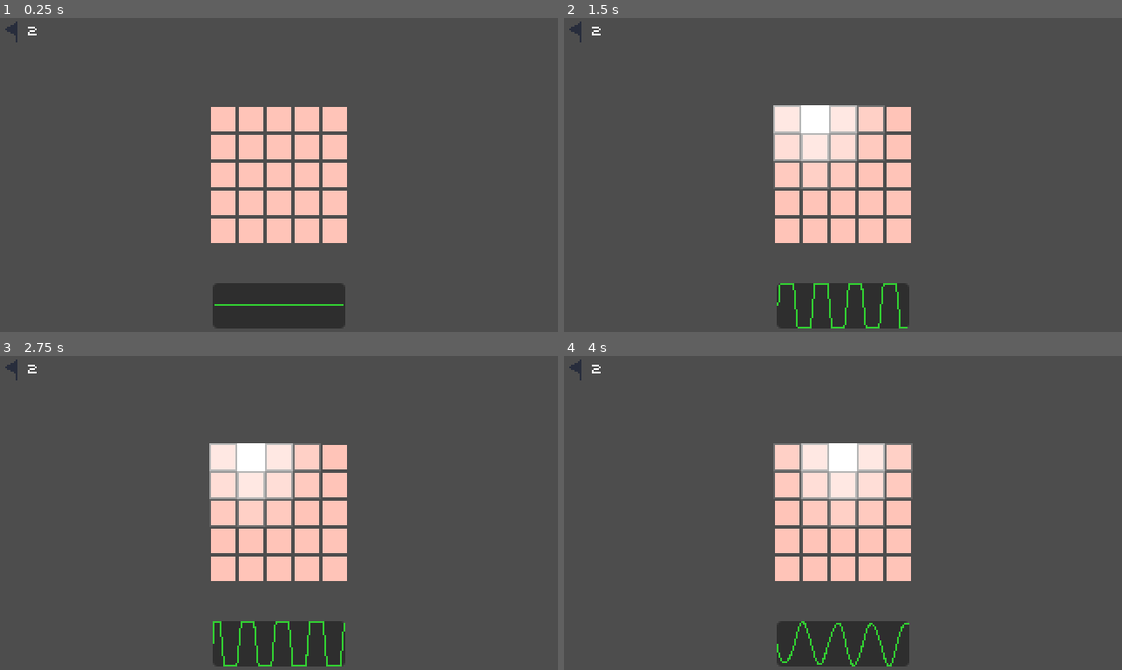
Above: before the commit, frames 1-4 (two rows, left to right).
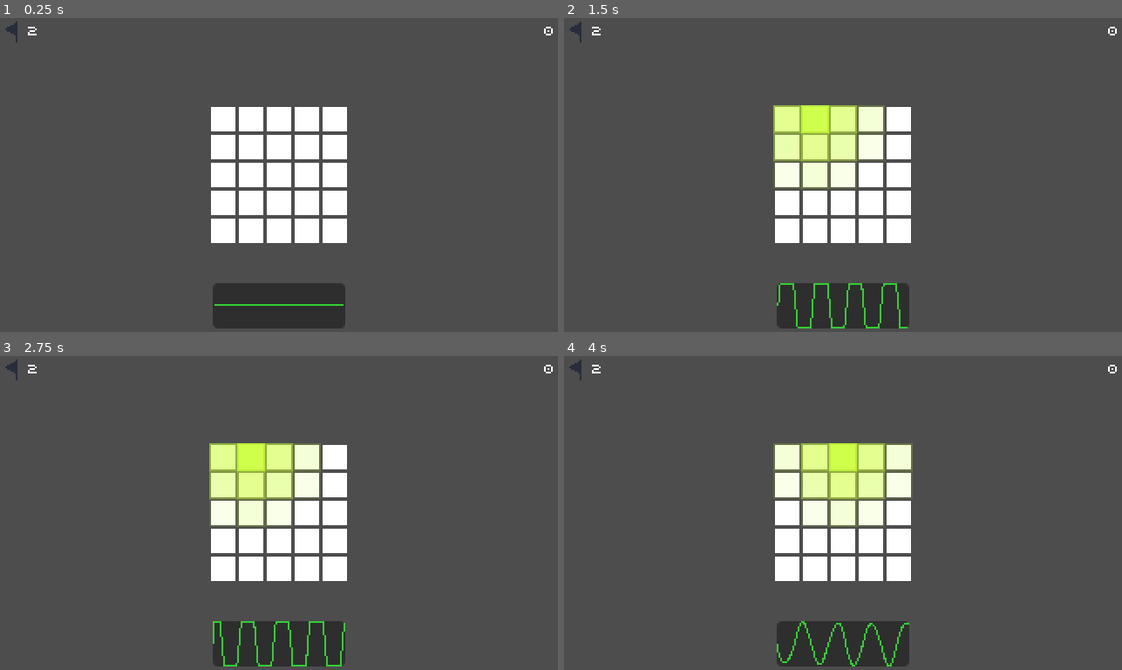
Above: after the commit, the same moments.

Repository: baconsaur/ludum-dare-59
Game: Godot game, scene res://scenes/game.tscn
Two runs of this game, one before a commit and one after it. Both use one fixed random seed, a clock stepped at 60 frames per second and the inputs below.
Inputs (mouse positions are in pixels of both pictures, inside the frame that each line leads up to):
- Up to frame 1 (0.25 s): no input
- Up to frame 2 (1.5 s): click (787, 118) at 0.5 s; click (815, 118) at 1.27 s
- Up to frame 3 (2.75 s): click (251, 456) at 2 s, where only the run after the commit has a clickable "24"
- Up to frame 4 (4 s): click (843, 456) at 2.77 s; click (843, 456) at 3.5 s, where only the run after the commit has a clickable "2"

The runs differ from the first frame. In frame 1, 8.5% of the frame differs, in the area x 37-100%, y 2-72%; in frame 2, 9.4%; in frame 3, 9.4%; in frame 4, 9.5%.

Commit message:
Complete game loop I guess

Diff:
--- a/scenes/game.tscn
+++ b/scenes/game.tscn
@@ -64,17 +64,13 @@
 
 [node name="LevelEndPrompt" type="CenterContainer" parent="HUD"]
 visible = false
-anchors_preset = 8
+anchors_preset = 5
 anchor_left = 0.5
-anchor_top = 0.5
 anchor_right = 0.5
-anchor_bottom = 0.5
 offset_left = -45.0
-offset_top = -20.0
 offset_right = 45.0
-offset_bottom = 20.0
+offset_bottom = 40.0
 grow_horizontal = 2
-grow_vertical = 2
 mouse_filter = 2
 
 [node name="EndLevel" type="Button" parent="HUD/LevelEndPrompt"]
@@ -83,24 +79,78 @@
 
 [node name="NextLevelPrompt" type="CenterContainer" parent="HUD"]
 visible = false
+anchors_preset = 5
+anchor_left = 0.5
+anchor_right = 0.5
+offset_left = -33.0
+offset_right = 33.0
+offset_bottom = 48.0
+grow_horizontal = 2
+mouse_filter = 2
+
+[node name="VBoxContainer" type="VBoxContainer" parent="HUD/NextLevelPrompt"]
+layout_mode = 2
+
+[node name="LevelStats" type="Label" parent="HUD/NextLevelPrompt/VBoxContainer"]
+layout_mode = 2
+horizontal_alignment = 1
+vertical_alignment = 1
+
+[node name="Continue" type="Button" parent="HUD/NextLevelPrompt/VBoxContainer"]
+layout_mode = 2
+text = "Continue
+"
+
+[node name="EndGamePrompt" type="CenterContainer" parent="HUD"]
 anchors_preset = 8
 anchor_left = 0.5
 anchor_top = 0.5
 anchor_right = 0.5
 anchor_bottom = 0.5
+offset_left = -120.0
+offset_top = -60.0
+offset_right = 120.0
+offset_bottom = 60.0
 grow_horizontal = 2
 grow_vertical = 2
 mouse_filter = 2
 
-[node name="VBoxContainer" type="VBoxContainer" parent="HUD/NextLevelPrompt"]
+[node name="Panel" type="Panel" parent="HUD/EndGamePrompt"]
+custom_minimum_size = Vector2(240, 120)
 layout_mode = 2
 
-[node name="Score" type="Label" parent="HUD/NextLevelPrompt/VBoxContainer"]
+[node name="VBoxContainer" type="VBoxContainer" parent="HUD/EndGamePrompt"]
 layout_mode = 2
 
-[node name="NextLevel" type="Button" parent="HUD/NextLevelPrompt/VBoxContainer"]
+[node name="EndStats" type="Label" parent="HUD/EndGamePrompt/VBoxContainer"]
 layout_mode = 2
-text = "Next Level"
+horizontal_alignment = 1
+vertical_alignment = 1
+
+[node name="EndGame" type="Button" parent="HUD/EndGamePrompt/VBoxContainer"]
+layout_mode = 2
+text = "Play Again"
+
+[node name="Stats" type="MarginContainer" parent="HUD"]
+anchors_preset = 1
+anchor_left = 1.0
+anchor_right = 1.0
+offset_left = -10.0
+offset_bottom = 16.0
+grow_horizontal = 0
+theme_override_constants/margin_left = 2
+theme_override_constants/margin_top = 2
+theme_override_constants/margin_right = 2
+theme_override_constants/margin_bottom = 2
+
+[node name="Score" type="Label" parent="HUD/Stats"]
+layout_mode = 2
+size_flags_horizontal = 8
+theme_override_font_sizes/font_size = 5
+text = "0"
+horizontal_alignment = 2
+vertical_alignment = 1
 
 [connection signal="pressed" from="HUD/LevelEndPrompt/EndLevel" to="." method="_on_end_level_pressed"]
-[connection signal="pressed" from="HUD/NextLevelPrompt/VBoxContainer/NextLevel" to="." method="_on_next_level_pressed"]
+[connection signal="pressed" from="HUD/NextLevelPrompt/VBoxContainer/Continue" to="." method="_on_continue_pressed"]
+[connection signal="pressed" from="HUD/EndGamePrompt/VBoxContainer/EndGame" to="." method="_on_end_game_pressed"]
--- a/scenes/tile.tscn
+++ b/scenes/tile.tscn
@@ -1,17 +1,26 @@
-[gd_scene load_steps=5 format=3 uid="uid://dc0oyuwggfsh5"]
+[gd_scene load_steps=7 format=3 uid="uid://dc0oyuwggfsh5"]
 
 [ext_resource type="Texture2D" uid="uid://bmnjmwc4dk4hy" path="res://sprites/base_tile.png" id="1_3dk36"]
 [ext_resource type="Script" uid="uid://cr6qve8nfrhi7" path="res://scripts/tile.gd" id="2_ywnoi"]
 [ext_resource type="Texture2D" uid="uid://cx7270cqgjakd" path="res://sprites/flag.png" id="3_jy7pm"]
 [ext_resource type="Texture2D" uid="uid://t4j4n02hucp" path="res://sprites/scan_effect.png" id="4_q7utx"]
 
+[sub_resource type="Gradient" id="Gradient_6p3j2"]
+offsets = PackedFloat32Array(0, 0.5069638, 1)
+colors = PackedColorArray(0.92399037, 0.9061867, 0.9224566, 1, 0.9697719, 0.88185596, 0.66329914, 1, 0.91, 0.61971, 0.1183, 1)
+
+[sub_resource type="Gradient" id="Gradient_q7utx"]
+offsets = PackedFloat32Array(0, 0.18233618, 0.5071225)
+colors = PackedColorArray(1, 1, 1, 1, 1, 0.87058824, 0.20784314, 0.8901961, 1, 0.40799463, 0.21482939, 0)
+
 [node name="Tile" type="TextureButton"]
 button_mask = 3
 texture_normal = ExtResource("1_3dk36")
 script = ExtResource("2_ywnoi")
+value_color_range = SubResource("Gradient_6p3j2")
 
 [node name="ScanEffect" type="TextureRect" parent="."]
-self_modulate = Color(1, 1, 1, 0)
+self_modulate = Color(0.78933334, 1, 0.20999998, 0)
 layout_mode = 1
 anchors_preset = 8
 anchor_left = 0.5
@@ -43,3 +52,40 @@
 grow_vertical = 2
 texture = ExtResource("3_jy7pm")
 stretch_mode = 3
+
+[node name="ValueDebug" type="Label" parent="."]
+visible = false
+layout_mode = 1
+anchors_preset = 8
+anchor_left = 0.5
+anchor_top = 0.5
+anchor_right = 0.5
+anchor_bottom = 0.5
+offset_left = -3.0
+offset_top = -6.0
+offset_right = 3.0
+offset_bottom = 6.0
+grow_horizontal = 2
+grow_vertical = 2
+rotation = 0.00043669515
+theme_override_colors/font_color = Color(0.19215015, 0.2970397, 0.5249296, 0.74509805)
+theme_override_font_sizes/font_size = 5
+text = "0"
+horizontal_alignment = 1
+vertical_alignment = 1
+
+[node name="SparkleEffect" type="CPUParticles2D" parent="."]
+self_modulate = Color(1, 1, 1, 0)
+position = Vector2(8, 8)
+amount = 32
+lifetime = 0.15000000000000002
+preprocess = 0.5
+speed_scale = 0.15
+randomness = 1.0
+emission_shape = 3
+emission_rect_extents = Vector2(7, 7)
+direction = Vector2(0, -1)
+gravity = Vector2(0, 0)
+color_ramp = SubResource("Gradient_q7utx")
+
+[connection signal="mouse_entered" from="." to="." method="_on_mouse_entered"]
--- a/scripts/game_controller.gd
+++ b/scripts/game_controller.gd
@@ -8,7 +8,10 @@
 @onready var flag_display = $HUD/Flags/FlagCount
 @onready var end_level_prompt = $HUD/LevelEndPrompt
 @onready var next_level_prompt = $HUD/NextLevelPrompt
-@onready var score_display = $HUD/NextLevelPrompt/VBoxContainer/Score
+@onready var level_stats_label = $HUD/NextLevelPrompt/VBoxContainer/LevelStats
+@onready var end_game_prompt = $HUD/EndGamePrompt
+@onready var end_stats_label = $HUD/EndGamePrompt/VBoxContainer/EndStats
+@onready var total_score_label = $HUD/Stats/Score
 
 var map_data = [
 	{
@@ -18,10 +21,28 @@
 		"scan_radius": 2,
 	},
 	{
+		"width": 8,
+		"height": 6,
+		"start_flags": 3,
+		"scan_radius": 2,
+	},
+	{
+		"width": 10,
+		"height": 8,
+		"start_flags": 3,
+		"scan_radius": 3,
+	},
+	{
+		"width": 12,
+		"height": 10,
+		"start_flags": 4,
+		"scan_radius": 3,
+	},
+	{
 		"width": 15,
 		"height": 10,
-		"start_flags": 3,
-		"scan_radius": 3,
+		"start_flags": 4,
+		"scan_radius": 4,
 	}
 ]
 
@@ -31,8 +52,11 @@
 	init_map()
 
 func init_map():
+	scan_line.update_signals([], 0)
+	total_score_label.text = str(total_score)
 	end_level_prompt.visible = false
 	next_level_prompt.visible = false
+	end_game_prompt.visible = false
 	map.initialize(map_data[current_level])
 
 func display_scan(results, scan_radius):
@@ -47,12 +71,24 @@
 
 func _on_end_level_pressed() -> void:
 	end_level_prompt.visible = false
+	scan_line.update_signals([], 0)
+
+	var map_score = map.reveal_score()
+	total_score += map_score[0]
+	var score_text = "Score: " + str(map_score[0]) + "/" + str(map_score[1])
+
 	next_level_prompt.visible = true
-	var map_score = map.reveal_score()
-	total_score += map_score
-	score_display.text = "Score: " + str(int(ceil(map_score)))
+	level_stats_label.text = score_text
 
-func _on_next_level_pressed() -> void:
+func _on_continue_pressed() -> void:
+	next_level_prompt.visible = false
+
 	if len(map_data) > current_level + 1:
 		current_level += 1
-	SceneManager.transition_before(init_map)
+		SceneManager.transition_before(init_map)
+	else:
+		end_stats_label.text = "Game Over\nTotal score: " + str(total_score)
+		end_game_prompt.visible = true
+
+func _on_end_game_pressed() -> void:
+	SceneManager.transition_to("start_game")
--- a/scripts/map.gd
+++ b/scripts/map.gd
@@ -13,6 +13,7 @@
 @export var max_signal_freq_offset: float = 0.65
 
 var num_flags: int
+var max_score: int = 0
 
 var grid: Array = []
 var tile_obj: PackedScene = preload("res://scenes/tile.tscn")
@@ -49,6 +50,7 @@
 	noise_map.domain_warp_amplitude = 65
 	noise_map.domain_warp_frequency = 0.05
 
+	var tile_amplitudes = {}
 	self.columns = width
 	for i in range(height):
 		var row = []
@@ -56,9 +58,15 @@
 		for j in range(width):
 			var tile = tile_obj.instantiate()
 			tile.pressed.connect(tile_action.bind(tile, i, j))
+			tile.hovered.connect(tile_action.bind(tile, i, j))
 			add_child(tile)
+			var amplitude = abs(noise_map.get_noise_2d(i, j))
+			if amplitude in tile_amplitudes:
+				tile_amplitudes[amplitude].append(tile)
+			else:
+				tile_amplitudes[amplitude] = [tile]
 			tile.init_tile(
-				abs(noise_map.get_noise_2d(i, j)),
+				amplitude,
 				randf_range(
 					base_signal_freq,
 					base_signal_freq + max_signal_freq_offset,
@@ -66,13 +74,24 @@
 			)
 			row.append(tile)
 
+	var amp_values = tile_amplitudes.keys()
+	amp_values.sort()
+
+	max_score = 0
+	for i in range(len(amp_values)):
+		var tiles = tile_amplitudes[amp_values[i]]
+		for tile in tiles:
+			tile.set_value(i, len(amp_values) - 1)
+		if i >= len(amp_values) - num_flags:
+			max_score += i
+
 	emit_signal("flags_updated", num_flags)
 
 func tile_action(tile, i, j):
 	# TODO de-jank this if time allows
 	if Input.is_action_just_released("flag"):
 		flag(tile, Vector2i(i, j))
-	elif Input.is_action_just_released("scan"):
+	else:
 		scan(tile, Vector2i(i, j))
 
 func scan(tile, coords: Vector2i):
@@ -139,4 +158,4 @@
 	for row in grid:
 		for tile in row:
 			score += tile.score()
-	return score
+	return [score, max_score]
--- a/scripts/tile.gd
+++ b/scripts/tile.gd
@@ -1,25 +1,42 @@
 extends TextureButton
 signal flag_resolved
+signal hovered
 
 @export var max_signal_decay: float = 0.8
 @export var min_scan_opacity: float = 0.2
+@export var value_color_range: Gradient
+@export var sparkle_threshold: float = 0.8
 
 var signal_amplitude = 0.0
 var signal_frequency = 0.0
 var flagged = false
+var value = 0
+var value_percent = 0
 
 @onready var flag_sprite = $Flag
 @onready var scan_effect = $ScanEffect
+@onready var value_debug = $ValueDebug
+@onready var sparkle_effect = $SparkleEffect
 
 func init_tile(amplitude, frequency):
+	sparkle_effect.visible = false
 	flag_sprite.visible = false
 	scan_effect.self_modulate.a = 0.0
 	signal_amplitude = amplitude
 	signal_frequency = frequency
 
+func set_value(rank, max_rank):
+	# TODO make numbers more good?
+	value = rank
+	value_percent = float(rank) / float(max_rank)
+
+	value_debug.text = str(rank)
+	#if OS.is_debug_build():
+		#value_debug.visible = true
+
 func scan(distance: float, radius: float):
 	var decay = distance / radius
-	scan_effect.self_modulate.a = lerp(1.0, min_scan_opacity, decay)
+	scan_effect.self_modulate.a = lerp(0.9, min_scan_opacity, decay)
 
 	return {
 		"amplitude": signal_amplitude,
@@ -36,10 +53,19 @@
 	return flagged
 
 func score():
+	#if OS.is_debug_build():
+		#value_debug.visible = true
+
+	self_modulate = value_color_range.sample(value_percent)
+	if value_percent >= sparkle_threshold:
+		sparkle_effect.self_modulate.a = remap(value_percent, sparkle_threshold, 1.0, 0.0, 1.0)
+		sparkle_effect.visible = true
+		sparkle_effect.emitting = true
 	clear_scan()
 	disabled = true
-	self_modulate = Color(signal_amplitude, 0.5, 0.5)
 	if flagged:
-		# TODO use something else for scoring?
-		return signal_amplitude
+		return value
 	return 0
+
+func _on_mouse_entered() -> void:
+	emit_signal("hovered")
Binary file changed: sprites/base_tile.png
Binary file changed: sprites/tiles.aseprite
